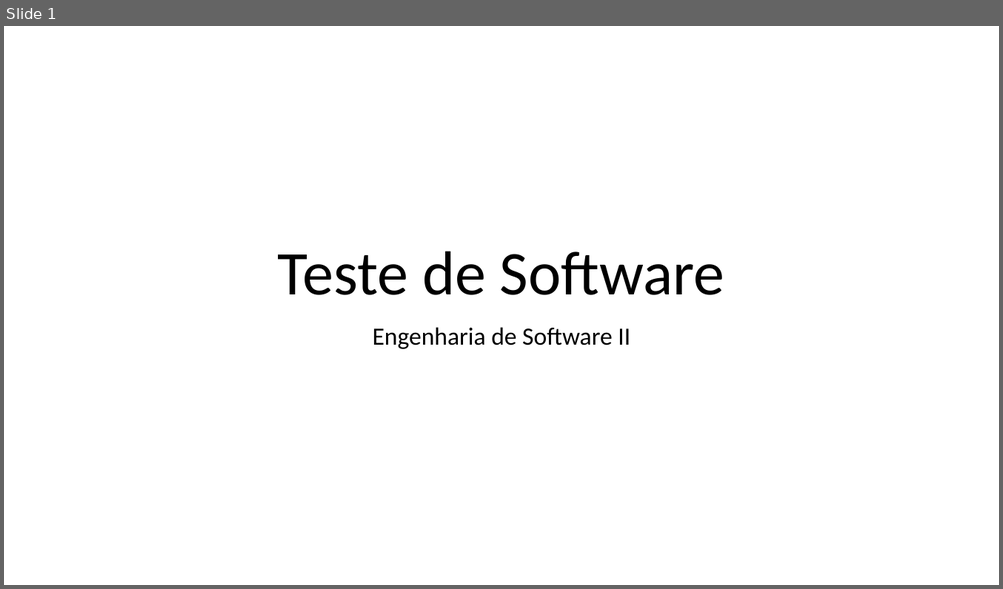
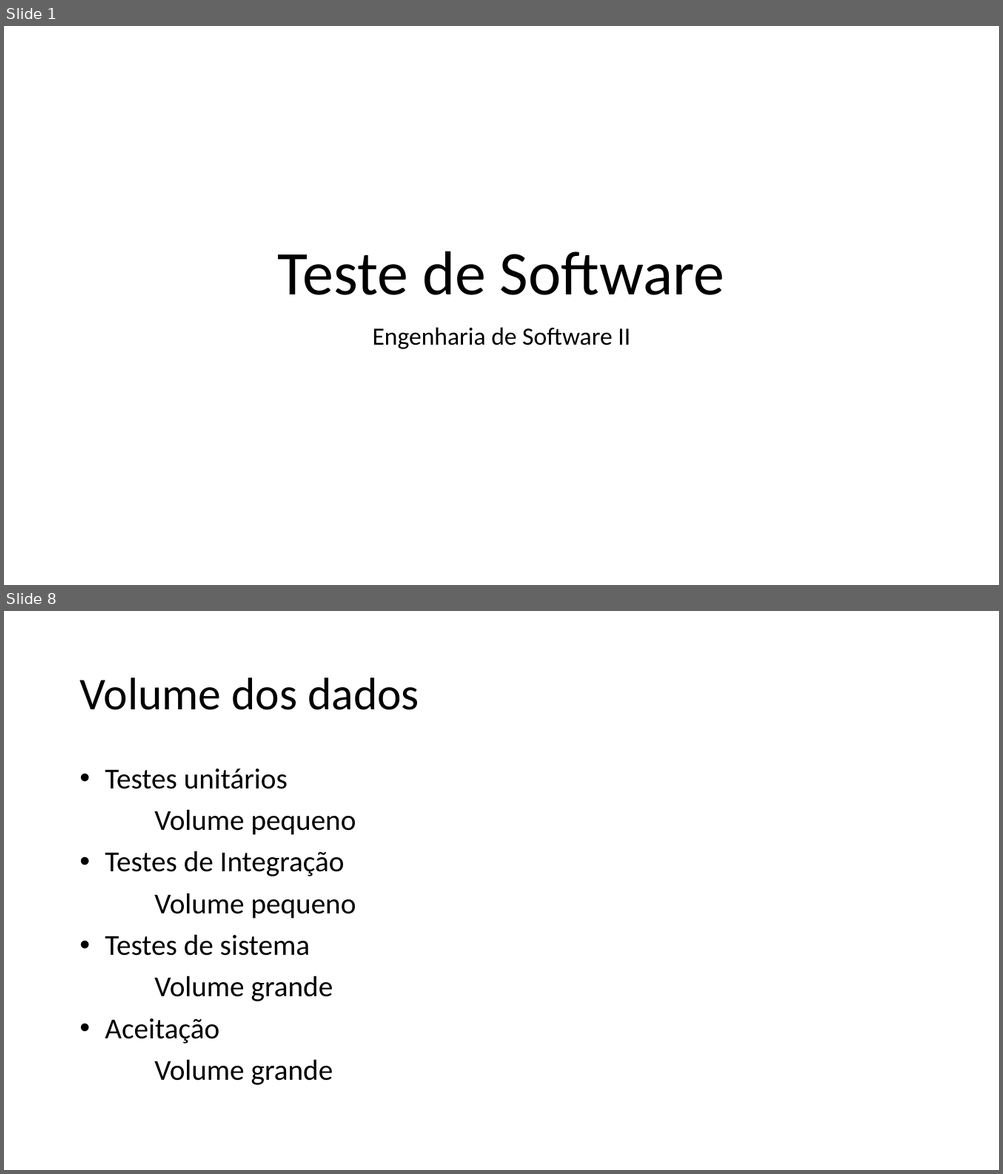
Before and after one commit to fmassaretto/SoftwareTesting, a slide deck: Teste de Software.pptx. Shown one above the other, each under a label of ours: slide 1 before the commit, slides 1 and 8 after it; the slides between them are not shown. The pictures are 1003x589 and 1003x1174 pixels, drawn with LibreOffice and Linux fonts; fonts in the diff are those of the drawing. Boxes give left, top, right and bottom in pixels: in the first picture for what was removed or moved away, otherwise in the second. Text is boxed around its words. In the diff, an @@ line names an element or a change of style, - is before the commit and + after.

Commit message:
Teste de Software.pptx: Montei minha parte dos slides

```diff
--- a/Teste de Software.pptx
+++ b/Teste de Software.pptx
@@ slide 8 added at [4, 611, 999, 1170], background #FFFFFF @@
@@ title added at [79, 678, 419, 710], 44 pt, text #000000 @@
+Volume dos dados
@@ text added at [105, 769, 356, 1085], 28 pt, text #000000 @@
+• Testes unitários
+Volume pequeno
+• Testes de Integração
+Volume pequeno
+• Testes de sistema
+Volume grande
+• Aceitação
+Volume grande
```
Also in this commit, not shown: 43 other slides added.
